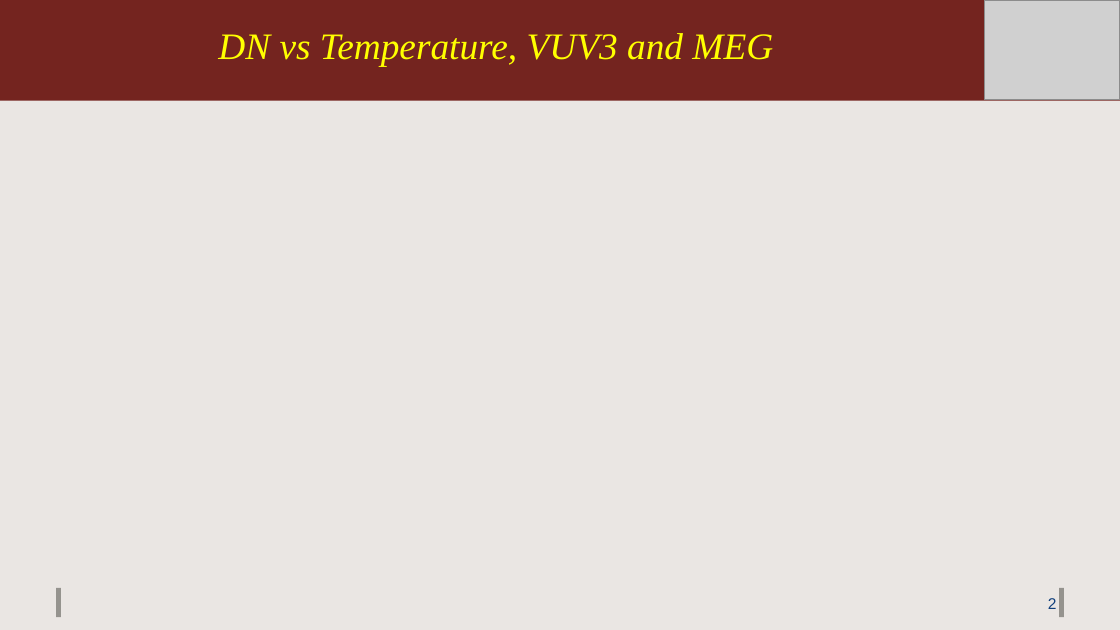
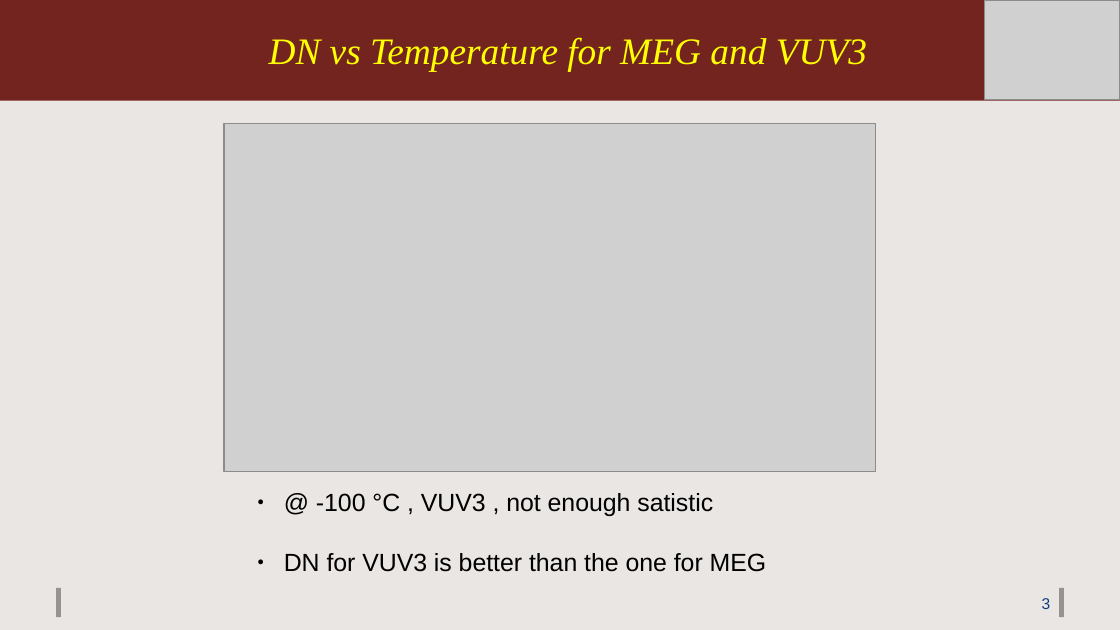
Before and after one commit to rethmecc/nEXO, a slide deck: slide 3 of July20_nEXO.odp (slide 2 before the commit). Drawn at 1120x630 pixels with LibreOffice and Linux fonts; fonts in the diff are those of the drawing; grey boxes stand for pictures; background and template pictures are left out. Boxes give left, top, right and bottom in pixels: in the first picture for what was removed or moved away, otherwise in the second. Text is boxed around its words. In the diff, an @@ line names an element or a change of style, - is before the commit and + after.

```diff
--- a/July20_nEXO.odp
+++ b/July20_nEXO.odp
@@ text at [269,37,867,71]: text changed @@
-DN vs Temperature, VUV3 and MEG
+DN vs Temperature for MEG and VUV3
@@ picture added at [224,123,875,472] @@
@@ text added at [284,493,767,572], 16 pt, text #000000 @@
+● @ -100 °C , VUV3 , not enough satistic
+● DN for VUV3 is better than the one for MEG
@@ page number added at [1042,598,1051,609], 10 pt, text #113F7C @@
+3
@@ page number removed at [1048,598,1057,609] @@
-2
```
Also in this commit, not shown: 3 slides added, 3 slides removed, 2 other files.
